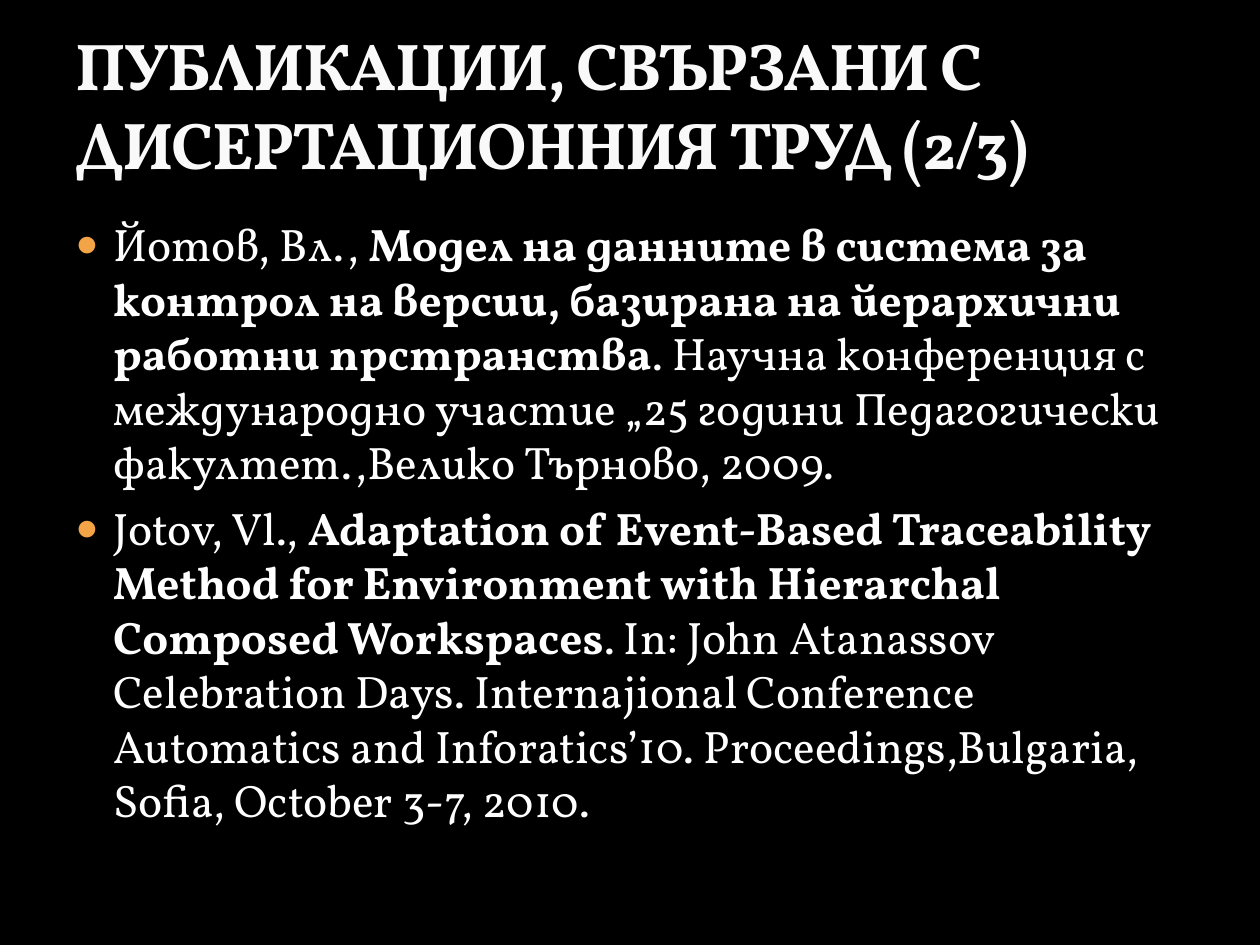
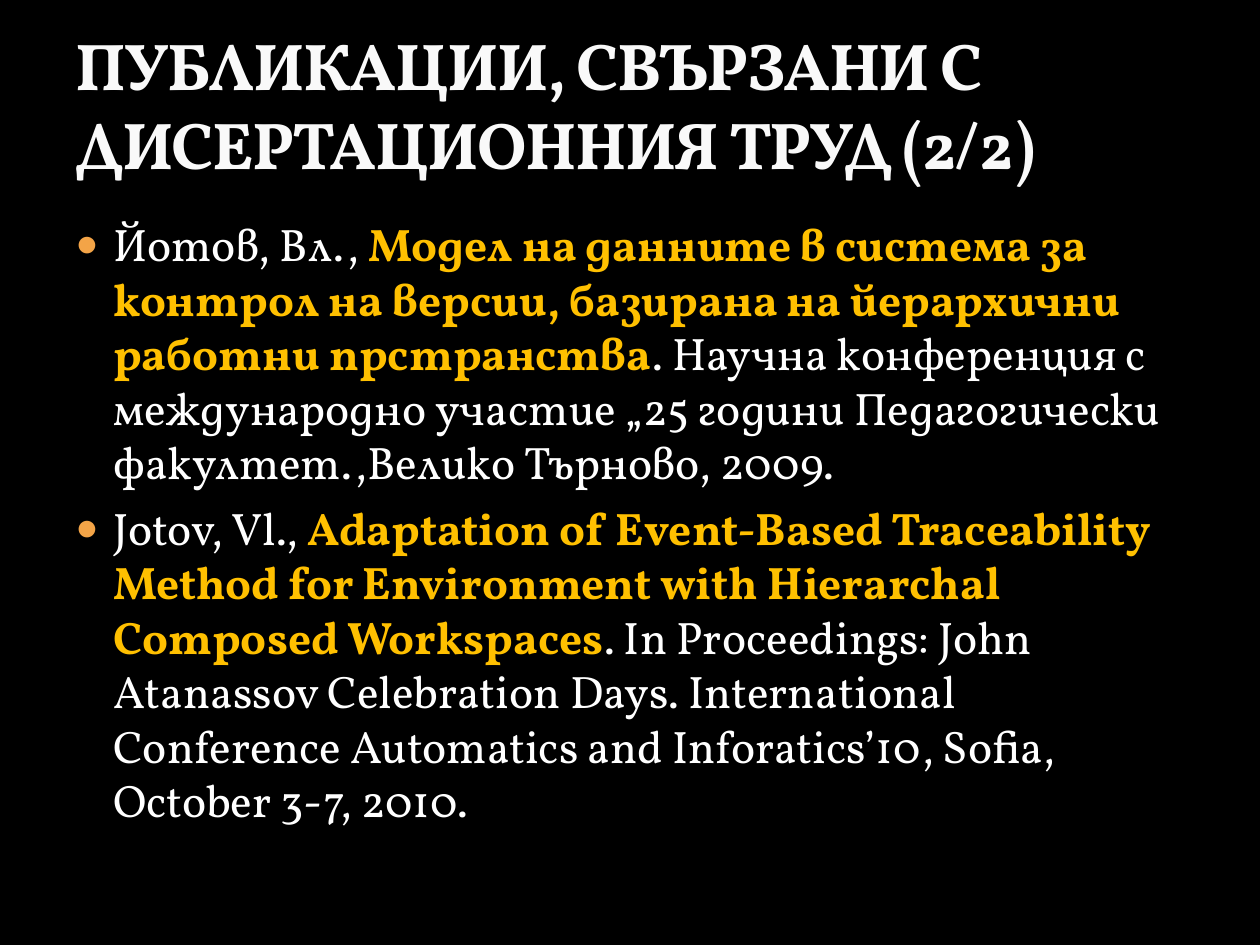
Before and after one commit to vjotov/versia, a slide deck: slide 14 of doc/Presentation.pptx (slide 11 before the commit). Drawn at 1260x945 pixels with LibreOffice and Linux fonts; fonts in the diff are those of the drawing; background and template pictures are left out. Boxes give left, top, right and bottom in pixels: in the first picture for what was removed or moved away, otherwise in the second. Text is boxed around its words. In the diff, an @@ line names an element or a change of style, - is before the commit and + after.

```diff
--- a/doc/Presentation.pptx
+++ b/doc/Presentation.pptx
@@ title at box(75, 44, 1036, 187): text changed @@
-ПУБЛИКАЦИИ, СВЪРЗАНИ С ДИСЕРТАЦИОННИЯ ТРУД (2/3)
+ПУБЛИКАЦИИ, СВЪРЗАНИ С ДИСЕРТАЦИОННИЯ ТРУД (2/2)
@@ text at box(113, 221, 1160, 491): text colour #FFFFFF to #FFC000 in "Модел на данните в система за контрол ..." @@
@@ text at box(113, 512, 1152, 826): text changed @@
-● Jotov, Vl., Adaptation of Event-Based Traceability Method for Environment with Hierarchal Composed Workspaces. In: John Atanassov Celebration Days. Internajional Conference Automatics and Inforatics’10. Proceedings,Bulgaria, Sofia, October 3-7, 2010.
+● Jotov, Vl., Adaptation of Event-Based Traceability Method for Environment with Hierarchal Composed Workspaces. In Proceedings: John Atanassov Celebration Days. International Conference Automatics and Inforatics’10, Sofia, October 3-7, 2010.
```
Also in this commit, not shown: 6 other slides changed, 4 slides added, 2 other files.
